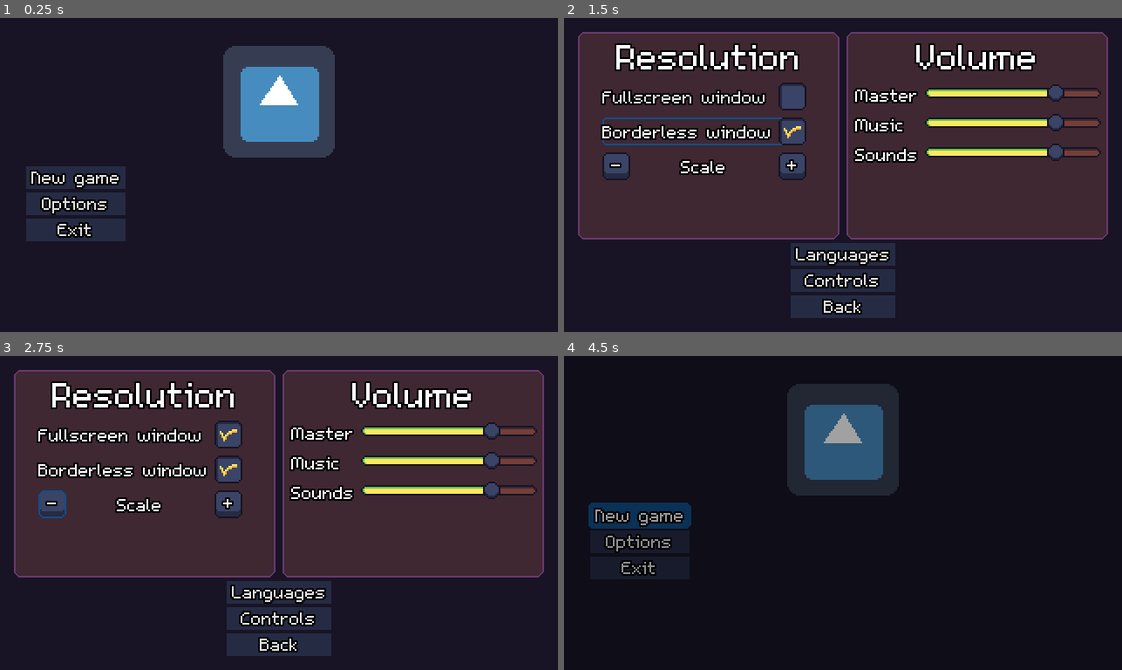
Above: before the commit, frames 1-4 (two rows, left to right).
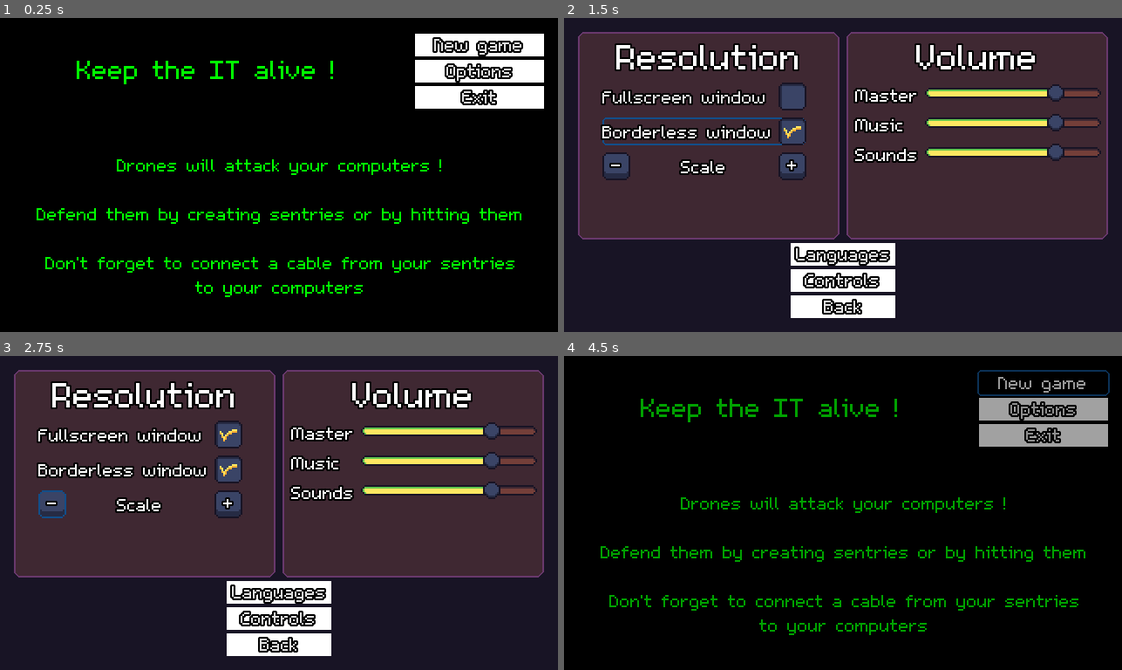
Above: after the commit, the same moments.

Repository: Evanaellio/ludumdare46
Game: Godot game, scene res://Game/Game.tscn
The game is run twice, just before and just after one commit, with the same random seed, the same clock (stepped at 60 frames per second) and the same inputs. The engine's default icon, where the game draws it, is replaced by a stand-in: a white triangle on a blue panel in a dark square. Sound files missing from this copy of the repository are replaced by a short silence.
Inputs:
- Up to frame 1 (0.25 s): no input
- Up to frame 2 (1.5 s): click "Options" at 0.5 s; click "Borderless window" at 1.25 s
- Up to frame 3 (2.75 s): click "-" at 2 s
- Up to frame 4 (4.5 s): click "+" at 2.75 s; click "Back" at 3.5 s; click "New game" at 4.25 s

The runs differ from the first frame. In frame 1, 99% of the frame differs, in the area x 0-100%, y 0-100%; in frame 2, 2.7%; in frame 3, 2.7%; in frame 4, 17%.

Commit message:
Formatage écran titre

Diff:
--- a/GUI/Buttons/ButtonStyle_Focussed.tres
+++ b/GUI/Buttons/ButtonStyle_Focussed.tres
@@ -5,7 +5,7 @@
 content_margin_right = 2.0
 content_margin_top = 0.0
 content_margin_bottom = 1.0
-bg_color = Color( 0.14902, 0.168627, 0.266667, 0 )
+bg_color = Color( 0, 0, 0, 1 )
 border_width_left = 1
 border_width_top = 1
 border_width_right = 1
--- a/GUI/Buttons/ButtonStyle_Hover.tres
+++ b/GUI/Buttons/ButtonStyle_Hover.tres
@@ -5,7 +5,7 @@
 content_margin_right = 2.0
 content_margin_top = 0.0
 content_margin_bottom = 1.0
-bg_color = Color( 0.0705882, 0.305882, 0.537255, 1 )
+bg_color = Color( 0.509804, 0.509804, 0.509804, 1 )
 border_width_left = 1
 border_width_top = 1
 border_width_right = 1
--- a/GUI/Buttons/ButtonStyle_Normal.tres
+++ b/GUI/Buttons/ButtonStyle_Normal.tres
@@ -5,7 +5,7 @@
 content_margin_right = 2.0
 content_margin_top = 0.0
 content_margin_bottom = 1.0
-bg_color = Color( 0.14902, 0.168627, 0.266667, 1 )
+bg_color = Color( 1, 1, 1, 1 )
 border_width_left = 1
 border_width_top = 1
 border_width_right = 1
--- a/GUI/Buttons/ButtonStyle_Pressed.tres
+++ b/GUI/Buttons/ButtonStyle_Pressed.tres
@@ -5,7 +5,7 @@
 content_margin_right = 2.0
 content_margin_top = 0.0
 content_margin_bottom = 1.0
-bg_color = Color( 0.227451, 0.266667, 0.4, 1 )
+bg_color = Color( 0.509804, 0.509804, 0.509804, 1 )
 border_width_left = 1
 border_width_top = 1
 border_width_right = 1
--- a/TitleScreen/MainMenu.tscn
+++ b/TitleScreen/MainMenu.tscn
@@ -1,11 +1,21 @@
-[gd_scene load_steps=5 format=2]
+[gd_scene load_steps=7 format=2]
 
 [ext_resource path="res://TitleScreen/MainMenu.gd" type="Script" id=1]
-[ext_resource path="res://icon.png" type="Texture" id=2]
+[ext_resource path="res://Assets/Fonts/m5x7.ttf" type="DynamicFontData" id=2]
 [ext_resource path="res://GUI/Buttons/DefaultButton.tscn" type="PackedScene" id=3]
 
 [sub_resource type="StyleBoxFlat" id=1]
-bg_color = Color( 0.0941176, 0.0784314, 0.145098, 1 )
+bg_color = Color( 0, 0, 0, 1 )
+
+[sub_resource type="DynamicFont" id=3]
+font_data = ExtResource( 2 )
+
+[sub_resource type="DynamicFont" id=2]
+size = 24
+outline_color = Color( 0, 1, 0, 1 )
+use_mipmaps = true
+use_filter = true
+font_data = ExtResource( 2 )
 
 [node name="MainMenu" type="CanvasLayer"]
 script = ExtResource( 1 )
@@ -20,70 +30,76 @@
 "_edit_use_anchors_": false
 }
 
-[node name="MarginContainer" type="MarginContainer" parent="BG"]
-anchor_right = 1.0
-anchor_bottom = 1.0
-custom_constants/margin_right = 16
-custom_constants/margin_top = 16
-custom_constants/margin_left = 16
-custom_constants/margin_bottom = 16
-
-[node name="VBoxMain" type="VBoxContainer" parent="BG/MarginContainer"]
-margin_left = 16.0
-margin_top = 16.0
-margin_right = 304.0
-margin_bottom = 164.0
-size_flags_vertical = 3
-
-[node name="CenterLogo" type="CenterContainer" parent="BG/MarginContainer/VBoxMain"]
-margin_right = 288.0
-margin_bottom = 64.0
-
-[node name="Logo" type="TextureRect" parent="BG/MarginContainer/VBoxMain/CenterLogo"]
-margin_left = 112.0
-margin_right = 176.0
-margin_bottom = 64.0
-texture = ExtResource( 2 )
-
-[node name="HBoxContainer" type="HBoxContainer" parent="BG/MarginContainer/VBoxMain"]
-margin_top = 68.0
-margin_right = 288.0
-margin_bottom = 148.0
-size_flags_horizontal = 3
-size_flags_vertical = 3
-
-[node name="ButtonContainer" type="VBoxContainer" parent="BG/MarginContainer/VBoxMain/HBoxContainer"]
-margin_right = 55.0
-margin_bottom = 80.0
+[node name="ButtonContainer" type="VBoxContainer" parent="BG"]
+margin_left = 239.0
+margin_top = 8.0
+margin_right = 311.0
+margin_bottom = 75.0
 size_flags_vertical = 3
 custom_constants/separation = 1
+__meta__ = {
+"_edit_use_anchors_": false
+}
 
-[node name="NewGame" parent="BG/MarginContainer/VBoxMain/HBoxContainer/ButtonContainer" groups=[
+[node name="NewGame" parent="BG/ButtonContainer" groups=[
 "FocusGroup",
 "MainMenu",
 ] instance=ExtResource( 3 )]
-margin_right = 55.0
+margin_right = 72.0
 margin_bottom = 14.0
 text = "New Game"
 
-[node name="Options" parent="BG/MarginContainer/VBoxMain/HBoxContainer/ButtonContainer" instance=ExtResource( 3 )]
+[node name="Options" parent="BG/ButtonContainer" instance=ExtResource( 3 )]
 margin_top = 15.0
-margin_right = 55.0
+margin_right = 72.0
 margin_bottom = 29.0
 text = "Options"
 
-[node name="Exit" parent="BG/MarginContainer/VBoxMain/HBoxContainer/ButtonContainer" instance=ExtResource( 3 )]
+[node name="Exit" parent="BG/ButtonContainer" instance=ExtResource( 3 )]
 margin_top = 30.0
-margin_right = 55.0
+margin_right = 72.0
 margin_bottom = 44.0
 text = "Exit"
 
-[node name="RightMargin" type="Control" parent="BG/MarginContainer/VBoxMain/HBoxContainer"]
-margin_left = 59.0
-margin_right = 288.0
-margin_bottom = 80.0
-size_flags_horizontal = 3
-size_flags_vertical = 3
-[connection signal="pressed" from="BG/MarginContainer/VBoxMain/HBoxContainer/ButtonContainer/NewGame" to="." method="_on_NewGame_pressed"]
-[connection signal="pressed" from="BG/MarginContainer/VBoxMain/HBoxContainer/ButtonContainer/Options" to="." method="_on_Options_pressed"]
-[connection signal="pressed" from="BG/MarginContainer/VBoxMain/HBoxContainer/ButtonContainer/Exit" to="." method="_on_Exit_pressed"]
+[node name="RichTextLabel2" type="RichTextLabel" parent="BG"]
+margin_left = 10.0
+margin_top = 77.0
+margin_right = 312.0
+margin_bottom = 173.0
+custom_fonts/normal_font = SubResource( 3 )
+custom_colors/default_color = Color( 0, 1, 0, 1 )
+bbcode_enabled = true
+bbcode_text = "[center]Drones will attack your computers !
+
+Defend them by creating sentries or by hitting them
+
+Don't forget to connect a cable from your sentries
+to your computers[/center]"
+text = "Drones will attack your computers !
+
+Defend them by creating sentries or by hitting them
+
+Don't forget to connect a cable from your sentries
+to your computers"
+__meta__ = {
+"_edit_use_anchors_": false
+}
+
+[node name="RichTextLabel" type="RichTextLabel" parent="BG"]
+margin_left = 6.0
+margin_top = 19.0
+margin_right = 232.0
+margin_bottom = 43.0
+size_flags_horizontal = 2
+size_flags_vertical = 2
+custom_fonts/normal_font = SubResource( 2 )
+custom_colors/default_color = Color( 0, 1, 0, 1 )
+bbcode_enabled = true
+bbcode_text = "[center]Keep the IT alive ![/center]"
+text = "Keep the IT alive !"
+__meta__ = {
+"_edit_use_anchors_": false
+}
+[connection signal="pressed" from="BG/ButtonContainer/NewGame" to="." method="_on_NewGame_pressed"]
+[connection signal="pressed" from="BG/ButtonContainer/Options" to="." method="_on_Options_pressed"]
+[connection signal="pressed" from="BG/ButtonContainer/Exit" to="." method="_on_Exit_pressed"]
Binary file changed: Localization/Localization.de.translation
Binary file changed: Localization/Localization.en.translation
Binary file changed: Localization/Localization.es.translation
Binary file changed: Localization/Localization.fr.translation
Binary file changed: Localization/Localization.it.translation
Binary file changed: Localization/Localization.lv.translation
Binary file changed: Localization/Localization.pt_BR.translation
Binary file changed: Localization/Localization.ru.translation
